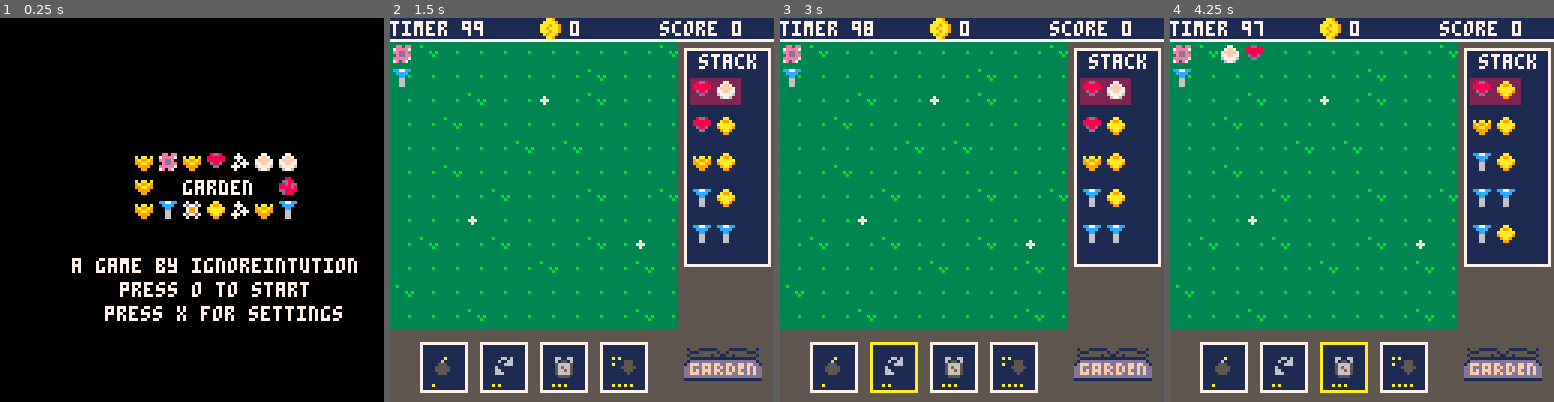
Above: before the commit, frames 1-4 (left to right).
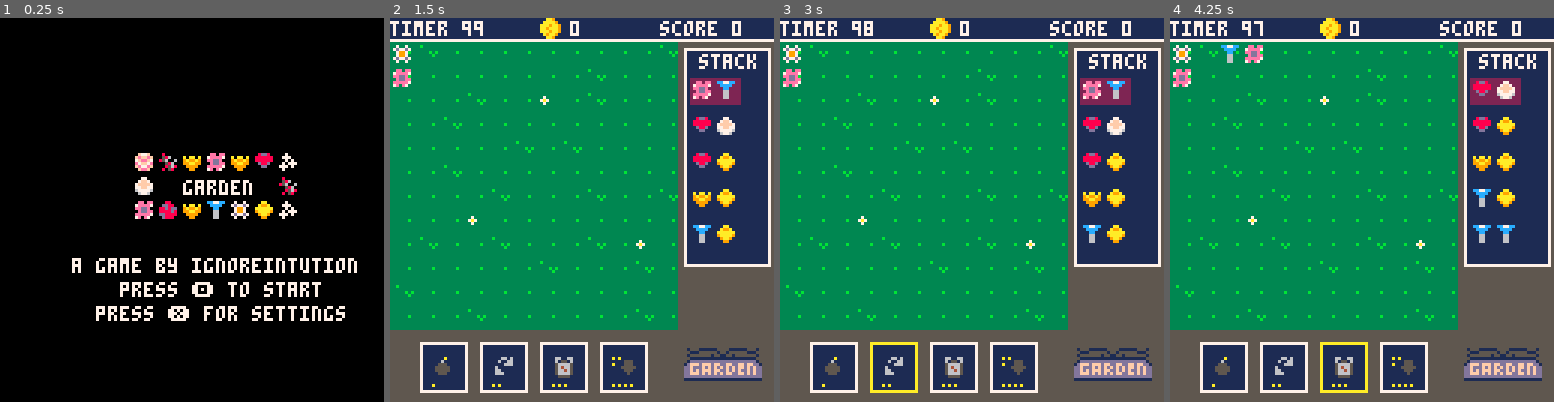
Above: after the commit, the same moments.

Repository: ignoreintuition/garden
Game: PICO-8 cartridge flower.p8
Two runs of this game, one before a commit and one after it. Both use one fixed random seed, a clock stepped at 60 frames per second and the inputs below.
Inputs:
- Up to frame 1 (0.25 s): no input
- Up to frame 2 (1.5 s): tap O (Z key) at 0.33, 0.7, 1.43 s; tap X (X key) at 1.07 s
- Up to frame 3 (3 s): hold Left 1.97-2.37 s; tap X (X key) at 2.07, 2.4, 2.73 s; tap O (Z key) at 2.22 s; hold Down 2.42-2.82 s; hold Right from 2.87 s (still down)
- Up to frame 4 (4.25 s): tap X (X key) every 0.33 s from 3.07 to 4.07 s; tap O (Z key) at 3.1, 3.98 s; release Right at 3.53 s; hold Up 3.58-4.08 s; hold Right from 4.13 s (still down)

The runs differ from the first frame. In frame 1, 4.4% of the frame differs, in the area x 25-90%, y 35-79%; in frame 2, 1.4%; in frame 3, 1.4%; in frame 4, 1.6%.

Commit message:
Added cards. Adding settings screen

Diff:
--- a/src/cards.lua
+++ b/src/cards.lua
@@ -41,5 +41,17 @@
     end
   end,
   selectCard = function(_ENV)
+    if gameScene.coins >= deck[selectedCard].cost then
+      gameScene.coins -= deck[selectedCard].cost
+      if deck[selectedCard].spr == bomb then
+        gameScene.garden:bomb()
+      elseif deck[selectedCard].spr == refresh then
+        gameScene.tileStack:shuffle()
+      elseif deck[selectedCard].spr == timer then
+        gameScene.timer += 20
+      elseif deck[selectedCard].spr == reduce then
+      gameScene.tileStack:reduceCost()
+      end
+    end
   end
 })
--- a/src/game.lua
+++ b/src/game.lua
@@ -2,14 +2,14 @@
 prevState = 'title'
 function _init()
   titleScene = TitleScene:new()
+  settingsScene = SettingsScene:new()
   gameScene = GameScene:new()
   gameOverScene = GameOverScene:new()
-  settingsScene = SettingsScene:new()
 
   titleScene:init()
+  settingsScene:init()
   gameScene:init()
   gameOverScene:init()
-  settingsScene:init()
 
   printMeta()
 end
--- a/src/garden.lua
+++ b/src/garden.lua
@@ -83,5 +83,13 @@
     gameScene.score += 10
     gameScene.timer += 3
     gameScene.coins += 1
+  end,
+  bomb = function(_ENV)
+    for y = 1, 12 do
+      flowers[y] = {}
+      for x = 1, 12 do
+        flowers[y][x] = 0
+      end
+    end
   end
 })
--- a/src/scene/game.lua
+++ b/src/scene/game.lua
@@ -5,6 +5,11 @@
   score,
   mode,
   init = function(_ENV)
+    timer = settingsScene.timer
+    coins = 0
+    score = 0
+    mode = 'select'
+
     controller = Controller:new()
     currTile = Tile:new()
     garden = Garden:new()
@@ -18,10 +23,6 @@
     cards:init()
     ui:init()
 
-    timer = 100
-    coins = 0
-    score = 0
-    mode = 'select'
   end,
   update = function(_ENV)
     if timer <= 0 then
--- a/src/scene/gameOver.lua
+++ b/src/scene/gameOver.lua
@@ -7,13 +7,16 @@
   update = function(_ENV)
     if btnp(4) then
       return 'game'
+    elseif btnp(5) then
+      return 'title'
     end
     return 'gameOver'
   end,
   draw = function(_ENV)
     cls()
     print('game over', 40, 40, 7)
-    print('final score ' .. finalScore, 30, 48, 7)
-    print('press o to restart', 25, 56, 7)
+    print('final score ' .. finalScore, 32, 56, 7)
+    print('press 🅾️ to restart', 22, 64, 7)
+    print('press ❎ for title screen', 10, 72, 7)
   end
 })
--- a/src/scene/settings.lua
+++ b/src/scene/settings.lua
@@ -1,9 +1,28 @@
 SettingsScene = Scene:new({
   name = 'settings',
+  timer = 100,
+  flowerCnt = 12,
+  selected = 0,
   init = function(_ENV)
   end,
   update = function(_ENV)
-    if btnp(4) then
+    if btnp(0) then
+      if selected == 0 and timer - 10 >= 10 then
+        timer -= 10
+      elseif selected == 1 and flowerCnt - 1 >= 1 then
+        flowerCnt -= 1
+      end
+    elseif btnp(1) then
+      if selected == 0 and timer + 10 <= 999 then
+        timer += 10
+      elseif selected == 1 and flowerCnt + 1 <= 12 then
+        flowerCnt += 1
+      end
+    elseif btnp(2) then
+      selected = (selected + 1) % 2
+    elseif btnp(3) then
+      selected = (selected - 1) % 2
+    elseif btnp(4) then
       return 'title'
     elseif btnp(5) then
       return 'title'
@@ -12,6 +31,10 @@
   end,
   draw = function(_ENV)
     cls()
-    print('settings', 40, 40, 7)
+    print('settings', 45, 32, 7)
+    spr(1, 32, 46 + (selected) * 8)
+    print('timer: ' .. timer, 42, 48, 7)
+    print('flowers: ' .. flowerCnt, 40, 56, 7)
+    print('❎ to go back to title screen', 10, 72, 7)
   end
 })
--- a/src/scene/title.lua
+++ b/src/scene/title.lua
@@ -27,8 +27,8 @@
       rectfill(52, 52, 92, 60, 0)
       print('garden', 61, 54, 7)
       print('a game by ignoreintution', 24, 80, 7)
-      print('press o to start', 40, 88, 7)
-      print('press x for settings', 35, 96, 7)
+      print('press 🅾️ to start', 40, 88, 7)
+      print('press ❎ for settings', 32, 96, 7)
     end
   end,
   updateFlowers = function(_ENV)
--- a/src/tile.lua
+++ b/src/tile.lua
@@ -1,15 +1,17 @@
 Tile = entity:new({
+  flowerCnt = 12,
   face = {
-    Flower:new({ src = flr(rnd(12)) + 1, x = 0, y = 8 }),
-    Flower:new({ src = flr(rnd(12)) + 1, x = 8, y = 8 })
+    Flower:new({ src = flr(rnd(flowerCnt)) + 1, x = 0, y = 8 }),
+    Flower:new({ src = flr(rnd(flowerCnt)) + 1, x = 8, y = 8 })
   },
   newPos = { { x = 0, y = 0 }, { x = 0, y = 0 } },
   x = 0, y = 8,
   pos = 0,
   init = function(_ENV, loc)
+    flowerCnt = settingsScene.flowerCnt
     face = {
-      Flower:new({ src = flr(rnd(12)) + 1, x = loc.x, y = loc.y }),
-      Flower:new({ src = flr(rnd(12)) + 1, x = loc.x + 8, y = loc.y })
+      Flower:new({ src = flr(rnd(flowerCnt)) + 1, x = loc.x, y = loc.y }),
+      Flower:new({ src = flr(rnd(flowerCnt)) + 1, x = loc.x + 8, y = loc.y })
     }
     newPos = { { x = 0, y = 0 }, { x = 0, y = 0 } }
     x = 0
--- a/src/tileStack.lua
+++ b/src/tileStack.lua
@@ -1,5 +1,6 @@
 TileStack = entity:new({
   stack = {},
+  costOffset = 0,
   currentItem = 1,
   offset = {
     { x = 18, y = 2 },
@@ -37,7 +38,10 @@
     return { tile = {} }
   end,
   selectTile = function(_ENV)
-    cost = currentItem - 1
+    cost = currentItem - 1 - costOffset
+    if cost < 0 then
+      cost = 0
+    end
     if gameScene.coins >= cost then
       gameScene.coins = gameScene.coins - cost
       tile = stack[currentItem].tile
@@ -60,16 +64,32 @@
   draw = function(_ENV)
     for i, v in ipairs(stack) do
       if stack[i].selected == true then
+        cost = i - costOffset
+        if cost < 0 then
+          cost = 0
+        end
         local x = 100
         local y = 8 * i * 1.5 + 8
         rectfill(x, y, x + 16, y + 8, 2)
-        if i > 1 then
-          for j = 1, i - 1 do
+        if cost > 1 then
+          for j = 1, cost - 1 do
             line(x + offset[j].x, y + offset[j].y, x + offset[j].x, y + offset[j].y, 10)
           end
         end
       end
       stack[i].tile:draw()
     end
+  end,
+  shuffle = function(_ENV)
+    for i = 1, 5 do
+      stack[i] = {}
+      stack[i].tile = Tile:new()
+      stack[i].tile:init({ x = 100, y = 8 * i * 1.5 + 8 })
+      stack[i].selected = false
+    end
+    stack[1].selected = true
+  end,
+  reduceCost = function(_ENV)
+    costOffset += 1
   end
 })
Not shown, changed: dist/flower.p8.png
